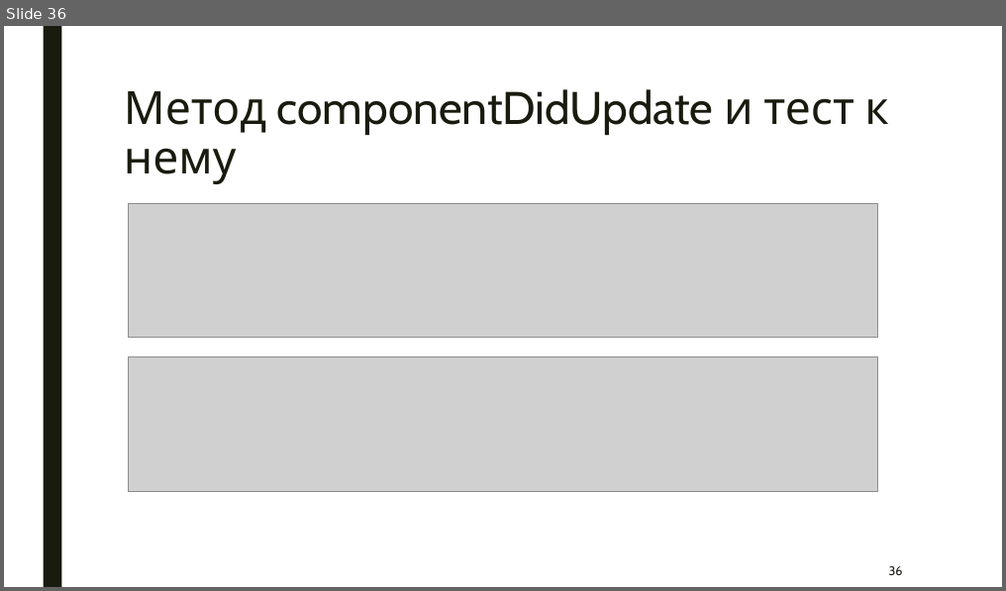
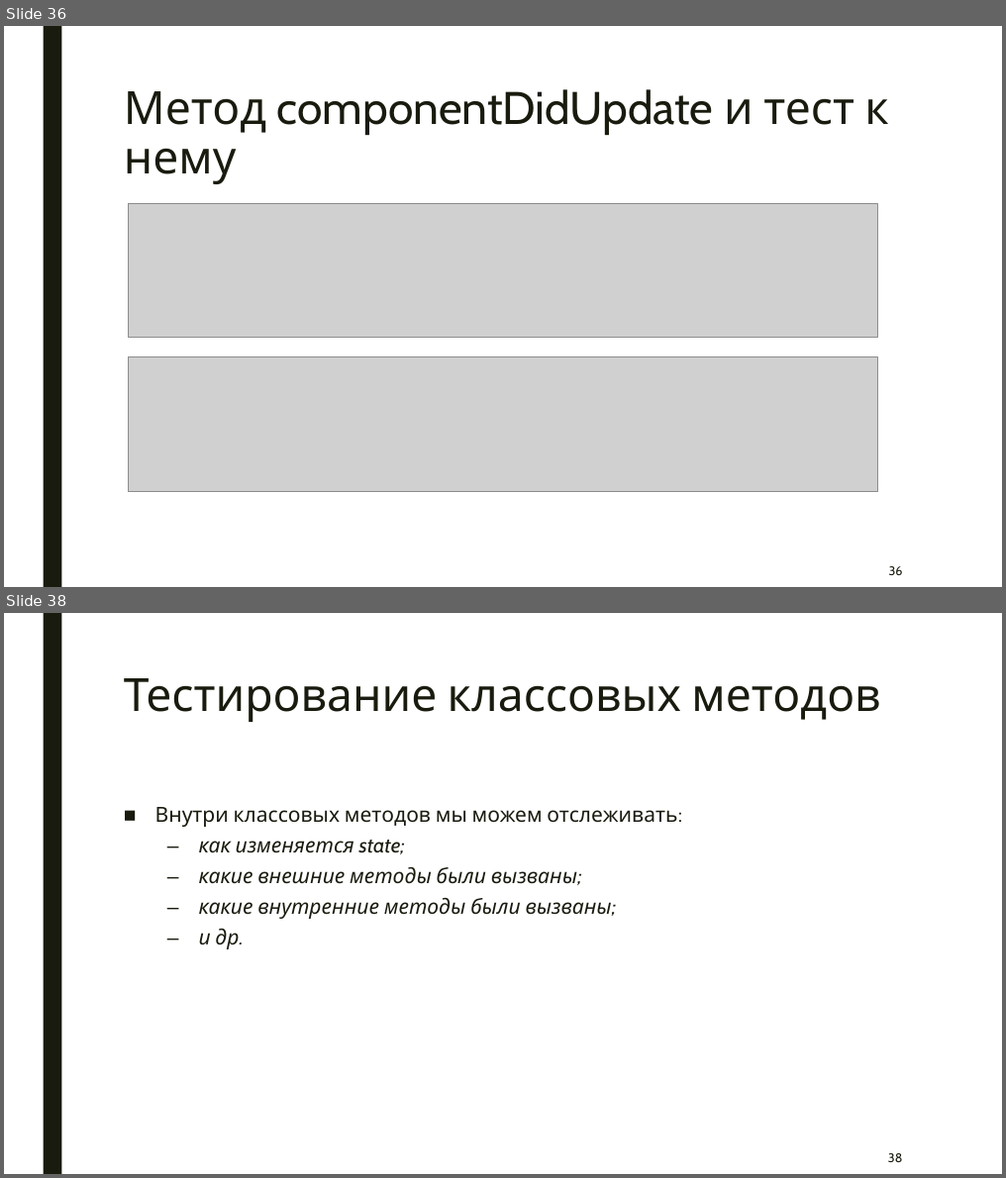
Before and after one commit to artem-gorokhovskii/frontend-unit-tests, a slide deck: frontend-unit-tests.pptx. Shown one above the other, each under a label of ours: slide 36 before the commit, slides 36 and 38 after it; the slides between them are not shown. The pictures are 1006x591 and 1006x1178 pixels, drawn with LibreOffice and Linux fonts; fonts in the diff are those of the drawing; grey boxes stand for pictures. Boxes give left, top, right and bottom in pixels: in the first picture for what was removed or moved away, otherwise in the second. Text is boxed around its words. In the diff, an @@ line names an element or a change of style, - is before the commit and + after.

```diff
--- a/frontend-unit-tests.pptx
+++ b/frontend-unit-tests.pptx
@@ slide 38 added at [4,613,1002,1174], background #FFFFFF; not listed: 1 template element that a slide beside it also shows @@
@@ title added at [124,678,880,722], 44 pt, text #191B0E @@
+Тестирование классовых методов
@@ text added at [155,807,677,950], 20 pt, text #191B0E, italic @@
+■ Внутри классовых методов мы можем отслеживать:
+  – как изменяется state;
+  – какие внешние методы были вызваны;
+  – какие внутренние методы были вызваны;
+  – и др.
@@ page number added at [888,1154,903,1162], 12 pt, text #191B0E @@
+38
```
Also in this commit, not shown: 6 slides changed, 3 other slides added, 1 slide removed, 1 other file.
